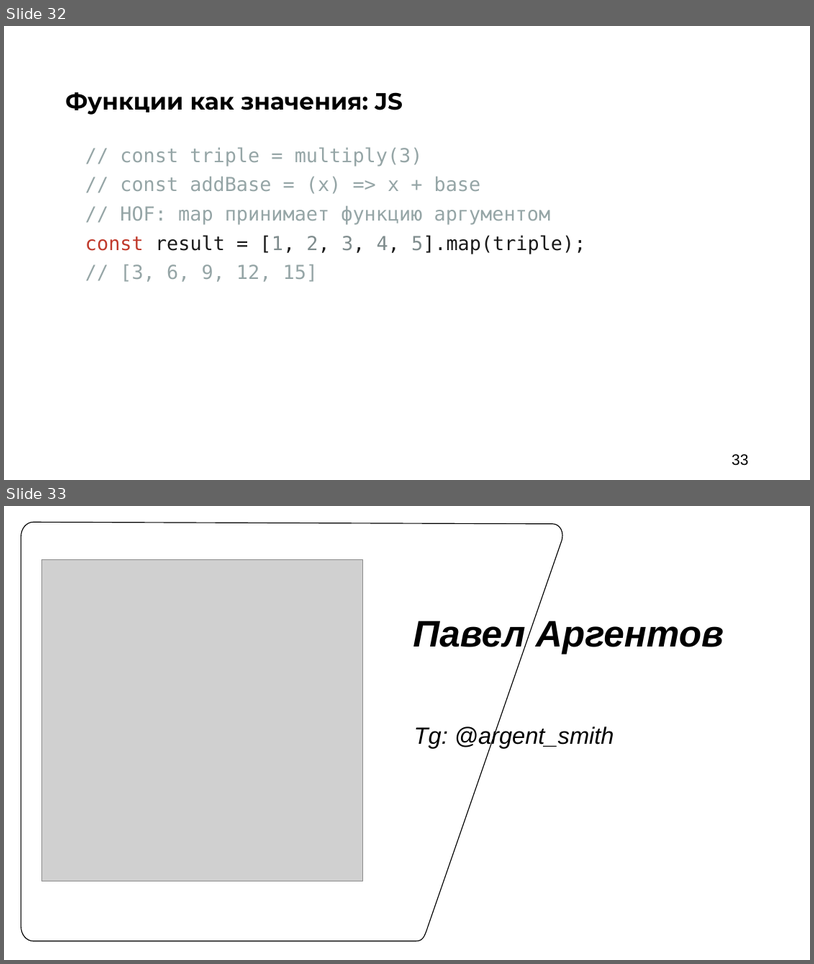
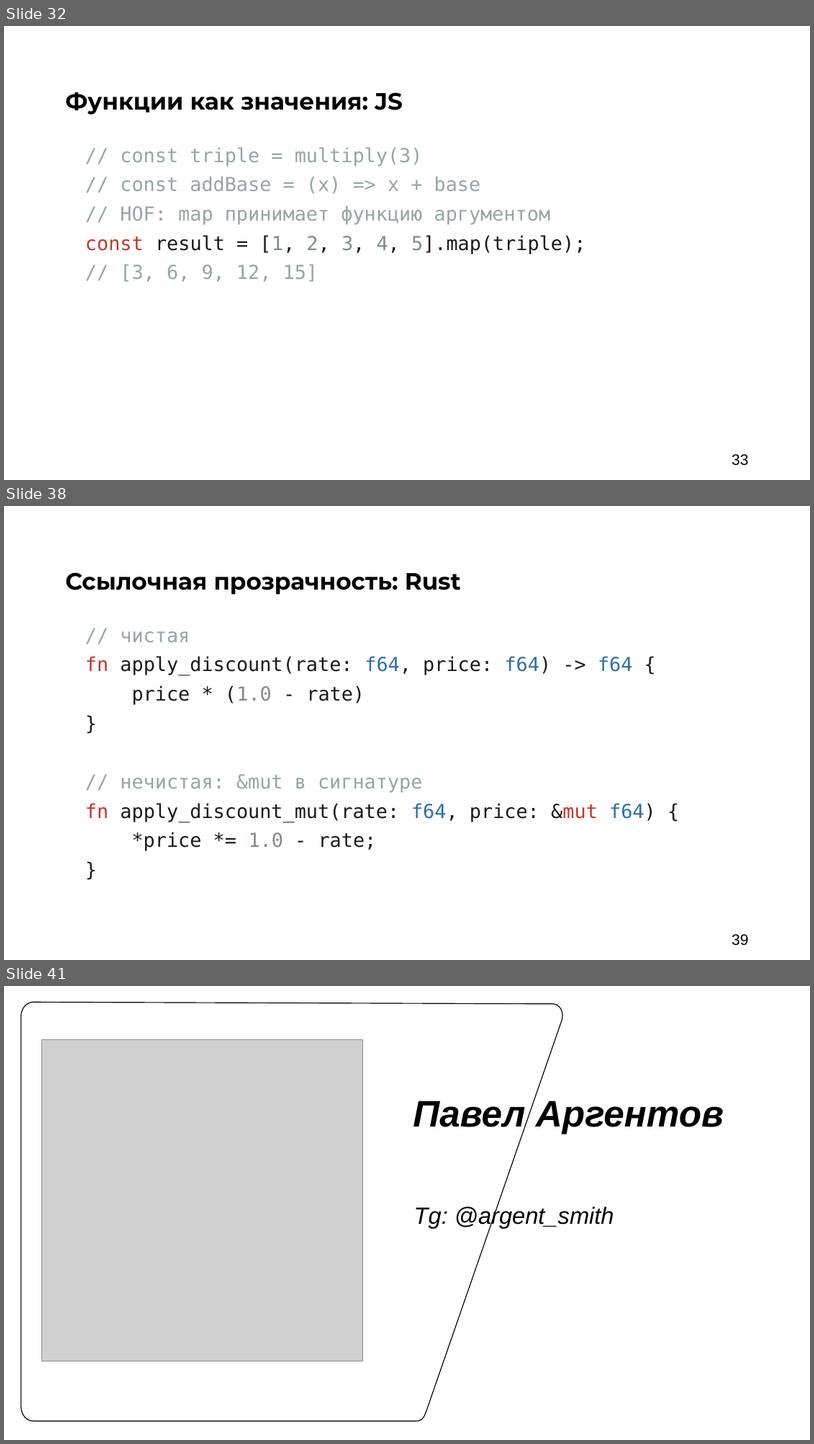
Before and after one commit to argent-smith/presentations, a slide deck: FP_Talk_2026/nastachku/final_presentation.pptx. Shown one above the other, each under a label of ours: slides 32 and 33 before the commit, slides 32, 38 and 41 after it; the slides between them are not shown. The pictures are 814x964 and 814x1444 pixels, drawn with LibreOffice and Linux fonts; fonts in the diff are those of the drawing; grey boxes stand for pictures; background and template pictures are left out. Boxes give left, top, right and bottom in pixels: in the first picture for what was removed or moved away, otherwise in the second. Text is boxed around its words. In the diff, an @@ line names an element or a change of style, - is before the commit and + after.

```diff
--- a/FP_Talk_2026/nastachku/final_presentation.pptx
+++ b/FP_Talk_2026/nastachku/final_presentation.pptx
@@ slide 38 added at bbox=[4, 506, 810, 960], background #FFFFFF @@
@@ text added at bbox=[65, 572, 461, 595], 28 pt, text #000000, bold @@
+Ссылочная прозрачность: Rust
@@ text added at bbox=[85, 631, 656, 851], 23 pt, text #1A1A1A @@
+// чистая
+fn apply_discount(rate: f64, price: f64) -> f64 {
+price * (1.0 - rate)
+}
+// нечистая: &mut в сигнатуре
+fn apply_discount_mut(rate: f64, price: &mut f64) {
+*price *= 1.0 - rate;
+}
@@ page number added at bbox=[732, 934, 748, 945], 18 pt, text #000000 @@
+39
@@ what was slide 33 is now slide 41 @@
```
Also in this commit, not shown: 7 other slides added, 1 other file.
